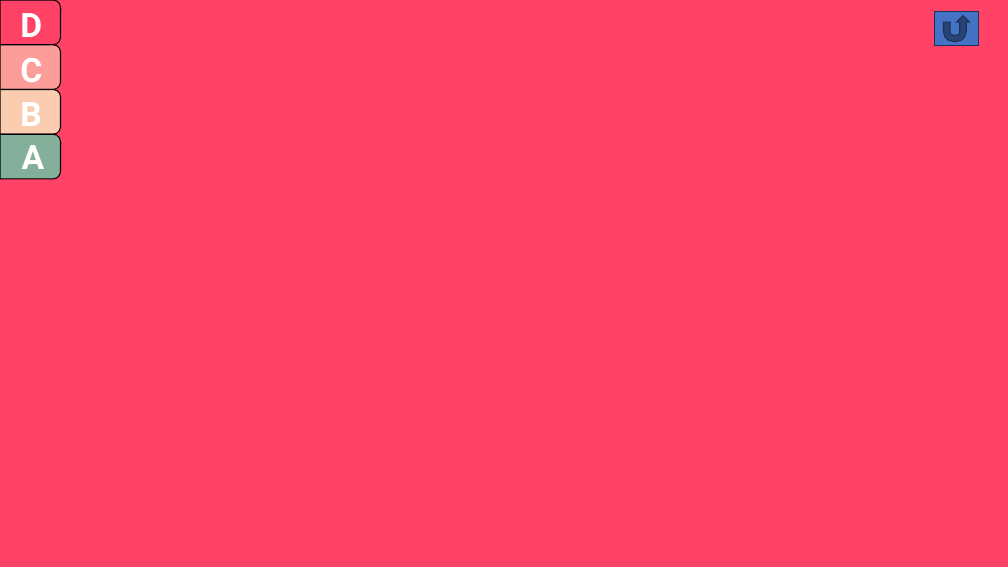
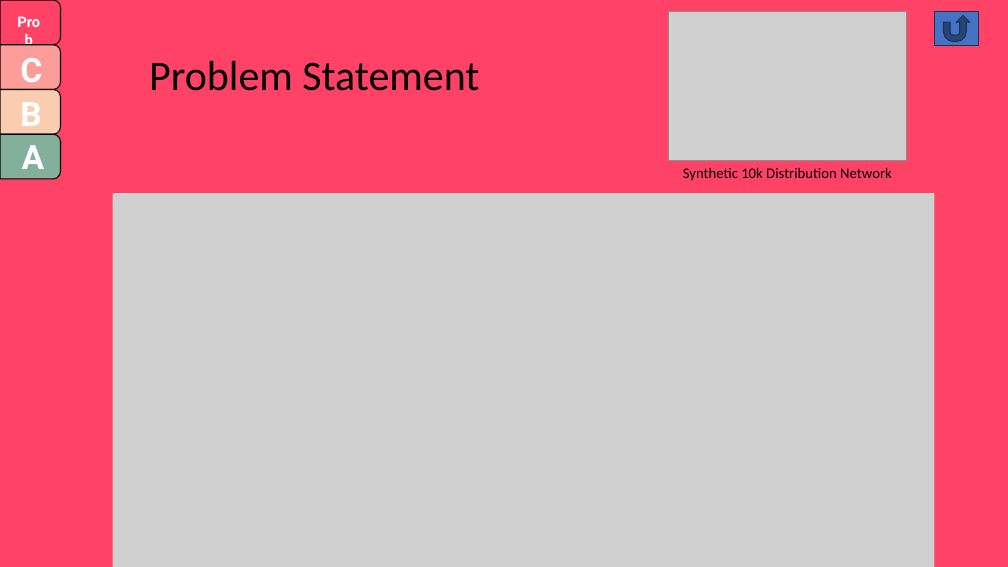
Before and after one commit to Realife-Brahmin/OriginalDocsHub-WSU-OneDrive, a slide deck: slide 2 of largeDistributionModelStudies_aryan_ritwajeet_jha.pptx. Drawn at 1008x567 pixels with LibreOffice and Linux fonts; fonts in the diff are those of the drawing; grey boxes stand for pictures. Boxes give left, top, right and bottom in pixels: in the first picture for what was removed or moved away, otherwise in the second. Text is boxed around its words. In the diff, an @@ line names an element or a change of style, - is before the commit and + after.

Commit message:
Pretty neat definition of problem statement in the second slide.

```diff
--- a/largeDistributionModelStudies_aryan_ritwajeet_jha.pptx
+++ b/largeDistributionModelStudies_aryan_ritwajeet_jha.pptx
@@ text added at (7, 9, 51, 35), 14 pt, text #FFFFFF, bold @@
+Prob
@@ text removed at (20, 13, 42, 45) @@
-D
@@ picture added at (668, 11, 907, 160) @@
@@ text added at (149, 61, 479, 91), 40 pt, text #000000 @@
+Problem Statement
@@ text added at (683, 167, 892, 181), 14 pt, text #000000 @@
+Synthetic 10k Distribution Network
@@ picture added at (113, 193, 935, 567) @@
```
Also in this commit, not shown: 1 other slide changed.
